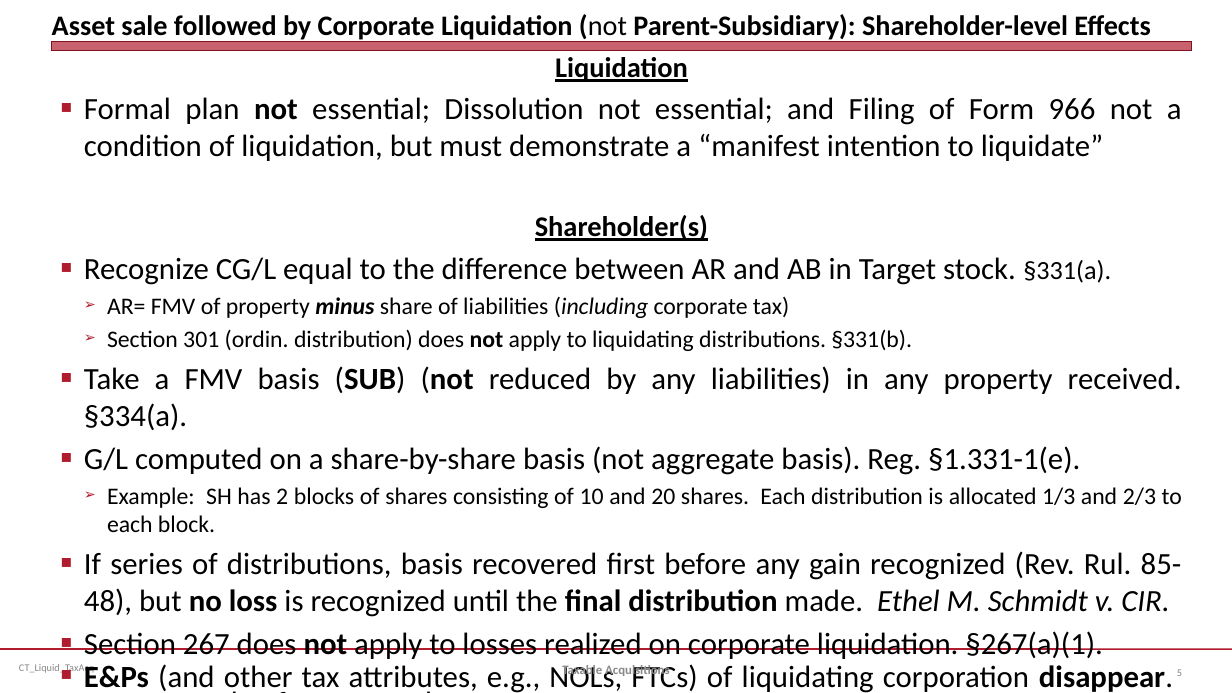
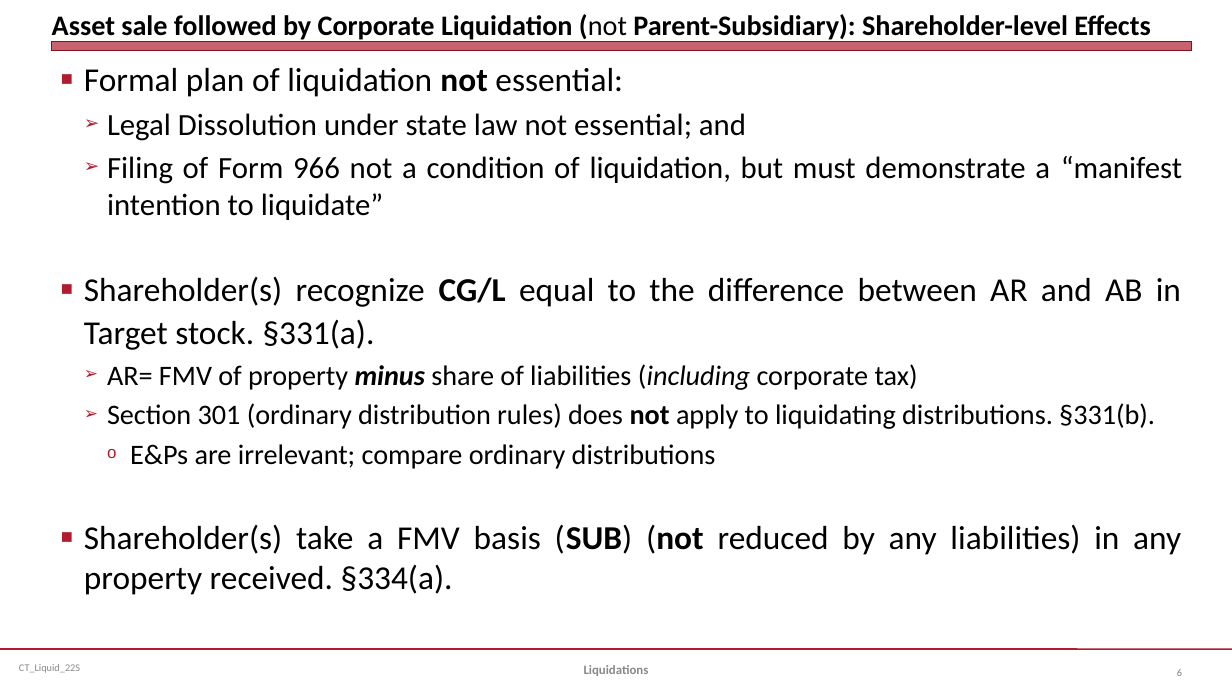
Before and after one commit to jmc877/Corporate-Tax, a slide deck: slide 6 of slides/CT_Liquid_22S.pptx (slide 5 before the commit). Drawn at 1232x693 pixels with LibreOffice and Linux fonts; fonts in the diff are those of the drawing. Boxes give left, top, right and bottom in pixels: in the first picture for what was removed or moved away, otherwise in the second. Text is boxed around its words. In the diff, an @@ line names an element or a change of style, - is before the commit and + after.

```diff
--- a/slides/CT_Liquid_22S.pptx
+++ b/slides/CT_Liquid_22S.pptx
@@ text at (84,68,1182,350): text changed; size 24.1 to 24 pt @@
-Liquidation
-■ Formal plan not essential; Dissolution not essential; and Filing of Form 966 not a condition of liquidation, but must demonstrate a “manifest intention to liquidate”
-Shareholder(s)
-■ Recognize CG/L equal to the difference between AR and AB in Target stock. §331(a).
+■ Formal plan of liquidation not essential:
+  ➢ Legal Dissolution under state law not essential; and
+  ➢ Filing of Form 966 not a condition of liquidation, but must demonstrate a “manifest intention to liquidate”
+■ Shareholder(s) recognize CG/L equal to the difference between AR and AB in Target stock. §331(a).
@@ text at (107,364,918,390): size 18.5 to 22 pt in "AR= FMV of property minus share of ..." @@
@@ text at (84,403,1181,595): text changed; size 24.1 to 22 pt @@
-  ➢ Section 301 (ordin. distribution) does not apply to liquidating distributions. §331(b).
-■ Take a FMV basis (SUB) (not reduced by any liabilities) in any property received. §334(a).
-■ G/L computed on a share-by-share basis (not aggregate basis). Reg. §1.331-1(e).
-  ➢ Example: SH has 2 blocks of shares consisting of 10 and 20 shares. Each distribution is allocated 1/3 and 2/3 to each block.
-■ If series of distributions, basis recovered first before any gain recognized (Rev. Rul. 85-48), but no loss is recognized until the final distribution made. Ethel M. Schmidt v. CIR.
-■ Section 267 does not apply to losses realized on corporate liquidation. §267(a)(1).
-■ E&Ps (and other tax attributes, e.g., NOLs, FTCs) of liquidating corporation disappear. Compare sale of target stock.
+  ➢ Section 301 (ordinary distribution rules) does not apply to liquidating distributions. §331(b).
+    o E&Ps are irrelevant; compare ordinary distributions
+■ Shareholder(s) take a FMV basis (SUB) (not reduced by any liabilities) in any property received. §334(a).
@@ text at (19,664,80,673): text changed @@
-CT_Liquid_TaxAcq
+CT_Liquid_22S
@@ text at (584,665,649,676): text changed @@
-Taxable Acquisitions
+Liquidations
```
Also in this commit, not shown: 14 other slides changed, 4 slides added, 16 slides removed, 2 other files.
